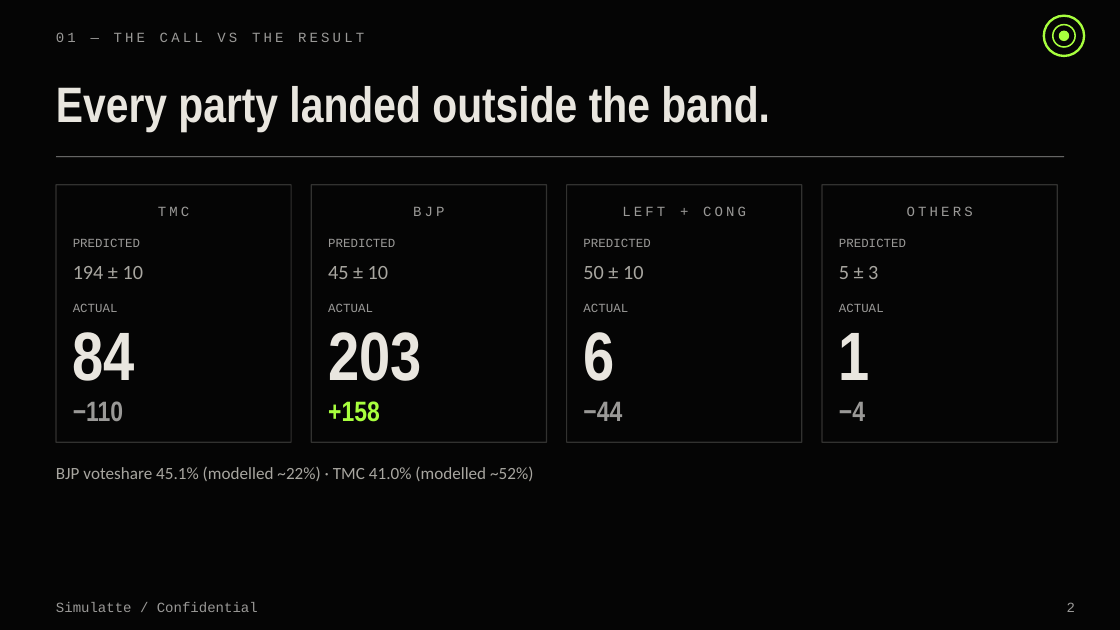
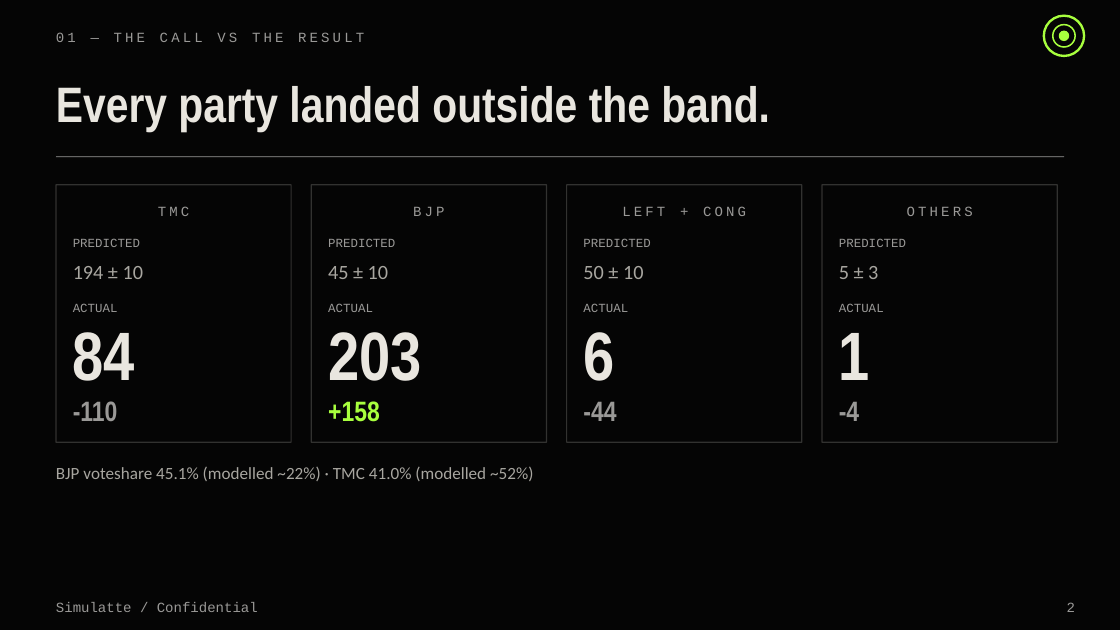
Before and after one commit to Iqbalahmed7/simulatte-popscale, a slide deck: slide 2 of engineering/wb_2026_postmortem_deck.pptx. Drawn at 1120x630 pixels with LibreOffice and Linux fonts; fonts in the diff are those of the drawing. Boxes give left, top, right and bottom in pixels: in the first picture for what was removed or moved away, otherwise in the second. Text is boxed around its words. In the diff, an @@ line names an element or a change of style, - is before the commit and + after.

```diff
--- a/engineering/wb_2026_postmortem_deck.pptx
+++ b/engineering/wb_2026_postmortem_deck.pptx
@@ text at <box>73,401,118,421</box>: text changed @@
-−110
+-110
@@ text at <box>583,402,616,421</box>: text changed @@
-−44
+-44
@@ text at <box>839,402,859,421</box>: text changed @@
-−4
+-4
```
Also in this commit, not shown: 3 other slides changed, 10 slides added, 4 slides removed, 26 other files.
